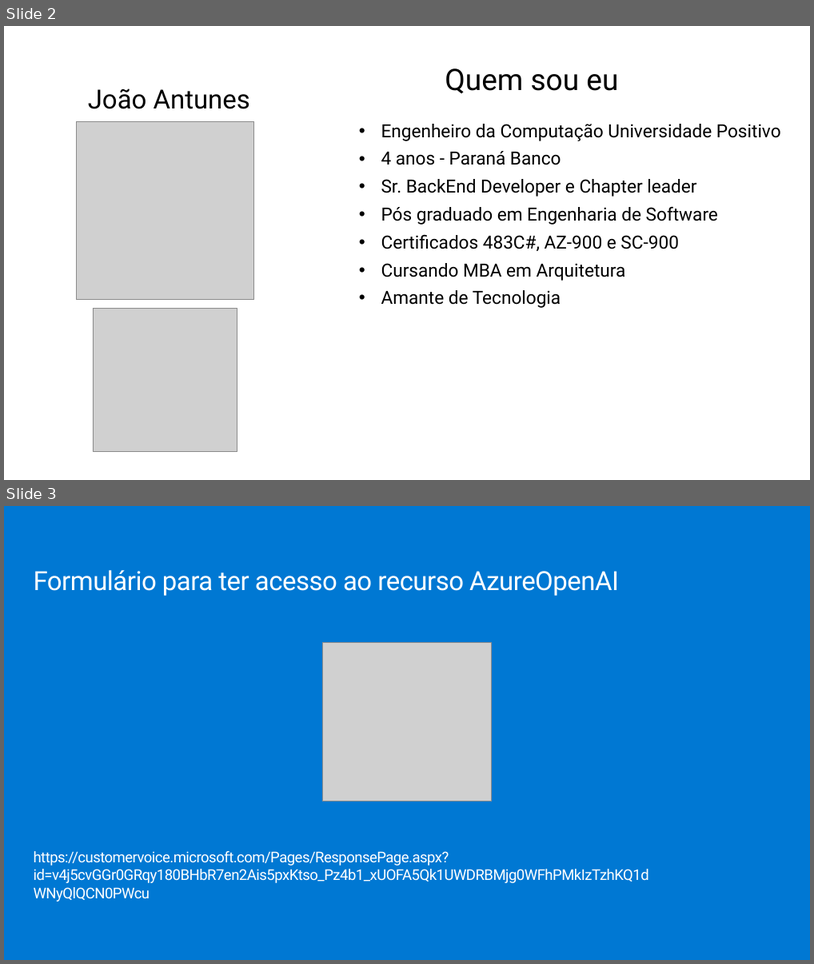
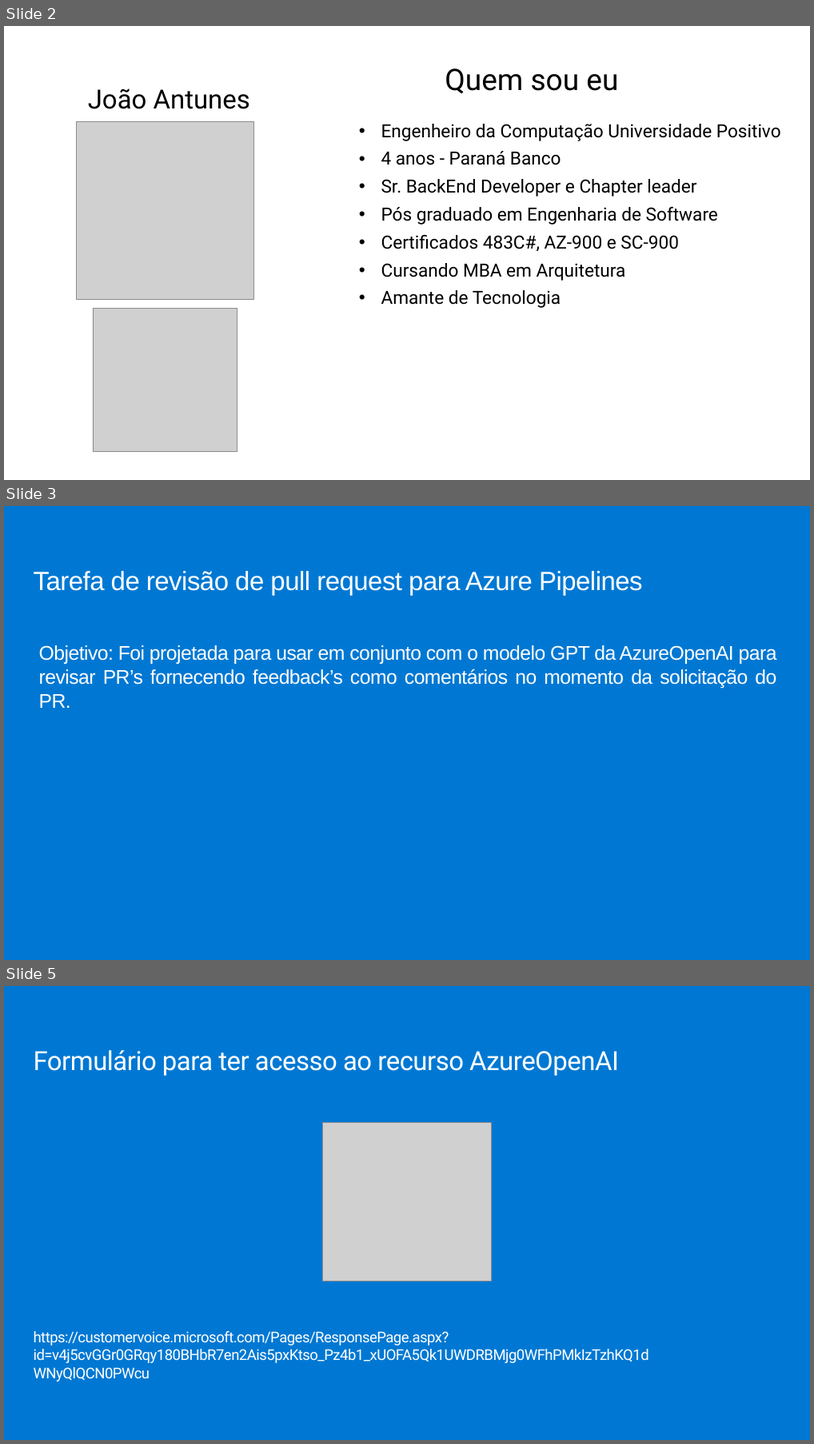
Before and after one commit to jpitapeva/azureopenai, a slide deck: AzureOpenAI.pptx. Shown one above the other, each under a label of ours: slides 2 and 3 before the commit, slides 2, 3 and 5 after it; the slides between them are not shown. The pictures are 814x964 and 814x1444 pixels, drawn with LibreOffice and Linux fonts; fonts in the diff are those of the drawing; grey boxes stand for pictures; background and template pictures are left out. Boxes give left, top, right and bottom in pixels: in the first picture for what was removed or moved away, otherwise in the second. Text is boxed around its words. In the diff, an @@ line names an element or a change of style, - is before the commit and + after.

```diff
--- a/AzureOpenAI.pptx
+++ b/AzureOpenAI.pptx
@@ slide 3 added at bbox=[4, 506, 810, 960], background #0078D3 @@
@@ text added at bbox=[34, 571, 643, 596], 32 pt, text #FFFFFF @@
+Tarefa de revisão de pull request para Azure Pipelines
@@ text added at bbox=[39, 645, 778, 708], 24 pt, text #FFFFFF @@
+Objetivo: Foi projetada para usar em conjunto com o modelo GPT da AzureOpenAI para revisar PR’s fornecendo feedback’s como comentários no momento da solicitação do PR.
@@ what was slide 3 is now slide 5 @@
```
Also in this commit, not shown: 1 slide changed, 3 other slides added.
